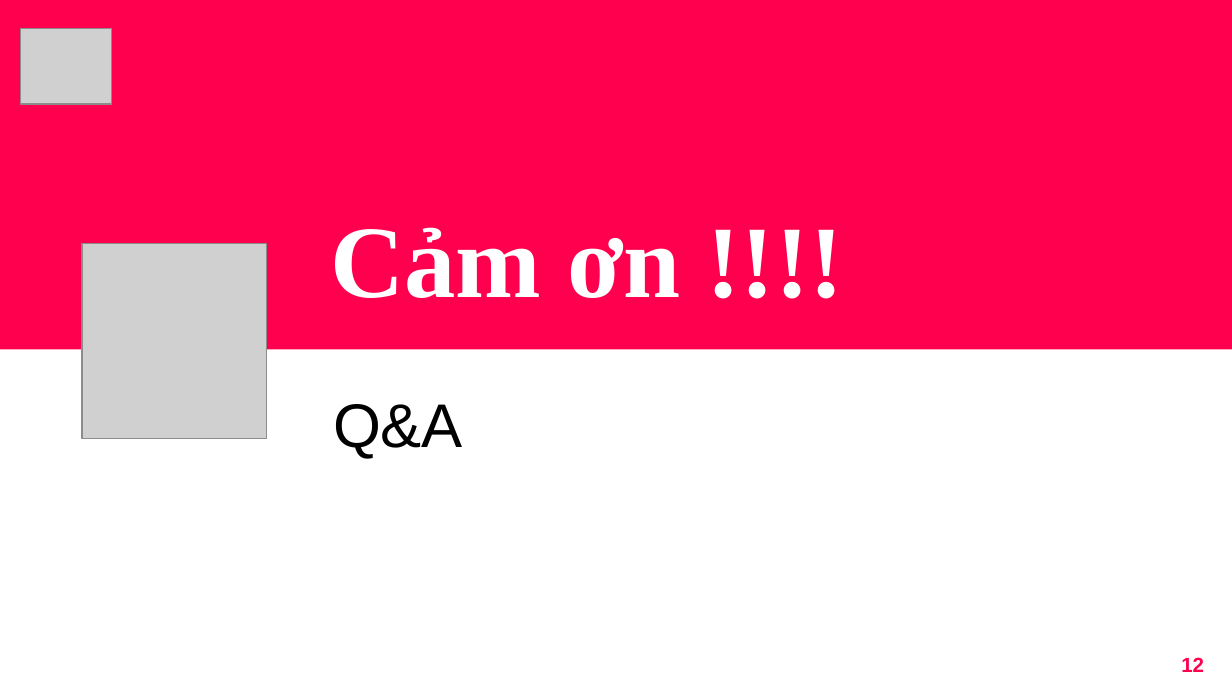
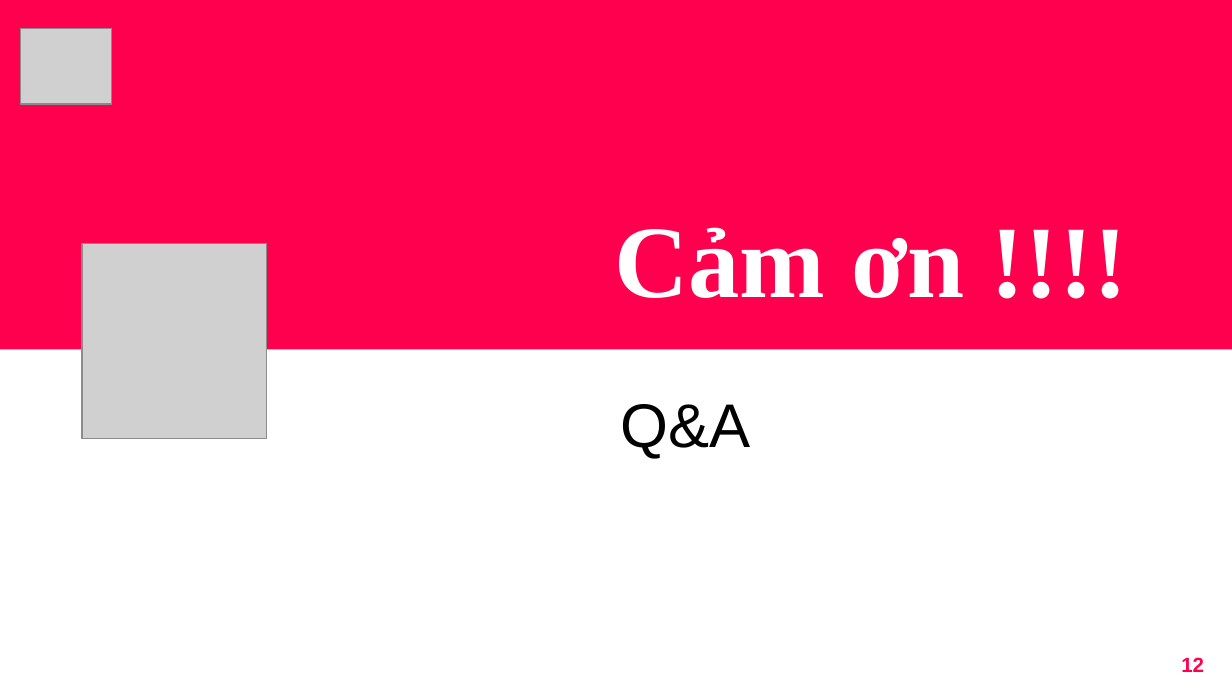
Before and after one commit to ducxd11041999/MaskDetectionV2, a slide deck: slide 12 of Presentation.pptx. Drawn at 1232x693 pixels with LibreOffice and Linux fonts; fonts in the diff are those of the drawing; grey boxes stand for pictures. Boxes give left, top, right and bottom in pixels: in the first picture for what was removed or moved away, otherwise in the second. Text is boxed around its words. In the diff, an @@ line names an element or a change of style, - is before the commit and + after.

```diff
--- a/Presentation.pptx
+++ b/Presentation.pptx
@@ title "Cảm ơn !!!!": place and size @@
-title "Cảm ơn !!!!" at [331,227,681,298]
+title "Cảm ơn !!!!" at [614,227,965,298]
@@ subtitle "Q&A": place and size @@
-subtitle "Q&A" at [333,404,463,459]
+subtitle "Q&A" at [620,404,750,459]
```
Also in this commit, not shown: 7 other slides changed, 6 other files.
